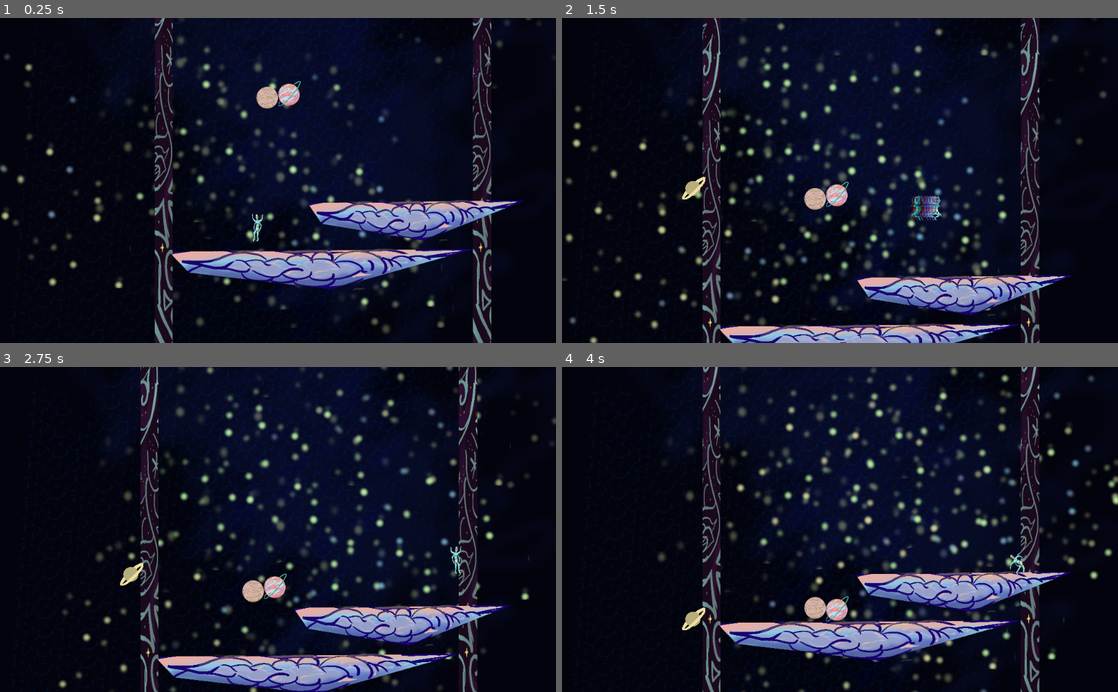
Above: before the commit, frames 1-4 (two rows, left to right).
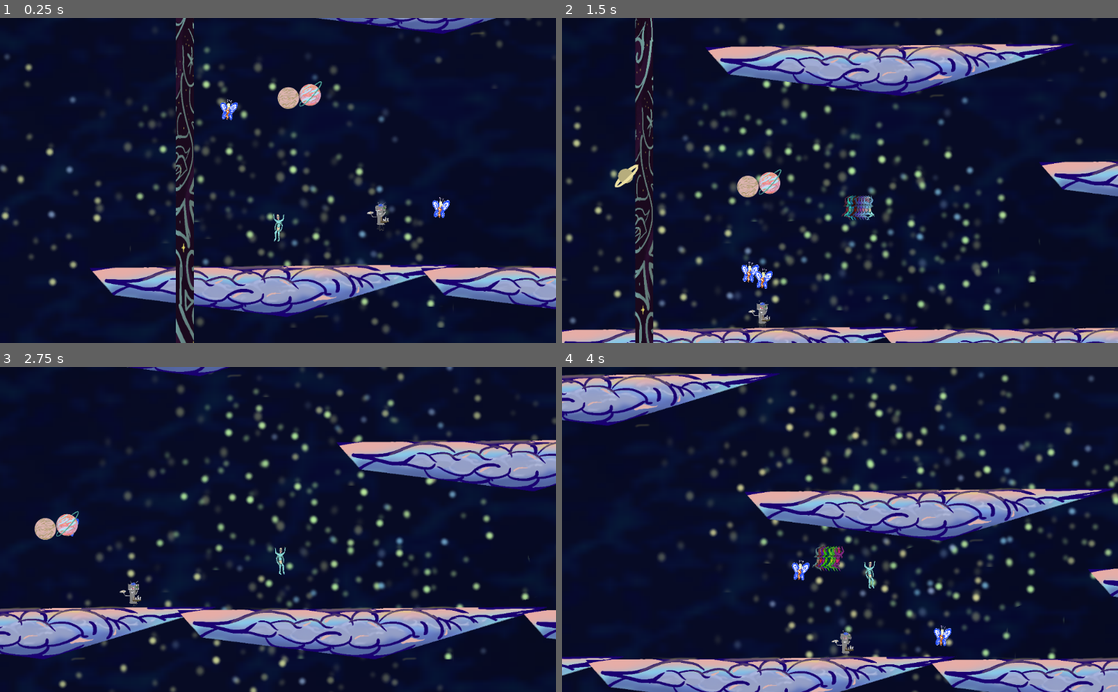
Above: after the commit, the same moments.

Repository: joeguy0/game1
Game: Godot game, scene res://scene/testlevel.tscn
Same seed, same stepped clock (60 frames per second), same inputs: the game is played once before the commit and once after it.
Inputs:
- Up to frame 1 (0.25 s): no input
- Up to frame 2 (1.5 s): hold Right (leftstick_right) from 0.53 s (still down); tap C (a) at 0.6 s; tap Up (leftstick_up) at 0.77 s; tap X (air_dash) at 0.8, 1.35 s
- Up to frame 3 (2.75 s): tap Up (leftstick_up) at 1.52 s; tap Z (atk1) at 1.55, 2.1 s; release Right (leftstick_right) at 2.03 s; hold Down (Leftstick_down) from 2.03 s (still down); tap C (a) at 2.3 s
- Up to frame 4 (4 s): release Down (Leftstick_down) at 2.78 s; hold Right (leftstick_right) from 2.78 s (still down); tap C (a) at 2.85 s; tap Up (leftstick_up) at 3.02, 3.77 s; tap X (air_dash) at 3.05, 3.6 s; tap Z (atk1) at 3.8 s

The runs differ from the first frame. In frame 1, 44% of the frame differs, in the area x 0-100%, y 0-100%; in frame 2, 45%; in frame 3, 45%; in frame 4, 52%.

Commit message:
add enemy movement

Diff:
--- a/KinematicBody2D.gd
+++ b/KinematicBody2D.gd
@@ -14,18 +14,11 @@
 var isAirDashing = false
 var wallcling = 0
 var wctimer
-# var parent
 var wctimercooldown
-# var atkhittimer
 var airdash = 2
 var adtimer
 var sprite
-# var attacking
-# var attack_press
 var dashHitboxInstance
-
-var fist
-var fistr
 
 signal hit
 
@@ -36,23 +29,11 @@
 	wctimer=get_node("wc_timer")
 	wctimer.connect("timeout",self,"on_wctimer_timeout")
 	wctimer.set_wait_time(.3)
-	# atkhittimer=get_node("atk_hit_timeout")
-	# atkhittimer.connect("timeout",self,"on_atk_hit_timeout_timeout")
-	# atkhittimer.set_wait_time(.1)
 	wctimercooldown=get_node("wc_timer2")
 	wctimercooldown.connect("timeout",self,"on_wctimercd_timeout")
 	wctimercooldown.set_wait_time(.4)
 	sprite = get_node("AnimatedSprite")
-	# parent = get_parent()
-	# fist.connect("hitt",self,"on_hit")
-	# fist.connect("end",self,"on_atk_end")
-	# fistr.connect("end2",self,"on_atk_end")
-	# fistr.connect("hitt2",self,"on_hit")
-	fist = get_node("fist_path")
-	fistr = get_node("fist_path2")
-	remove_child(fist)
-	remove_child(fistr)
-
+	add_to_group("player")
 
 func _physics_process(delta):
 
@@ -69,10 +50,7 @@
 	if input_x < 0:
 		sprite.flip_h = false
 
-
-
 	#grounded jump
-
 	if Input.is_action_just_pressed("a") and is_on_floor() and !wallcling:
 		velocity.y = JUMPFORCE
 
@@ -83,14 +61,12 @@
 		doublejump = doublejump - 1
 
 	#airdash
-	# if Input.is_action_just_pressed("air_dash") && airdash >= 1 && !is_on_floor() and !wallcling:
 	if Input.is_action_just_pressed("air_dash") && airdash >= 1 && !is_on_floor() and !wallcling:
 		isAirDashing = true
 		sprite.play("dash")
 		velocity = Vector2.ZERO
 		velocity.x = sin(inputls.x) * 6000
 		velocity.y = sin(inputls.y) * 1000
-		#velocity = Vector2.clamped(25000)
 		airdash = airdash - 1
 		adtimer.start()
 	if isAirDashing:
@@ -147,32 +123,13 @@
 		doublejump = 2
 		airdash = 2
 		grnd = true
-		#isAirDashing = false
-
 	else:
 		grnd = false
-	# if !is_on_floor() and !isAirDashing and !wallcling and !attacking:
 	if !is_on_floor() and !isAirDashing and !wallcling:
 		sprite.play("jump")
 	#movement lol
 	velocity = move_and_slide(velocity,Vector2.UP)
-	# attack_press = Input.is_action_just_pressed("atk1")
 
-	# if attack_press and !isAirDashing and !attacking:
-	# 	if sprite.flip_h:
-	# 		add_child(fistr)
-	# 	else:
-	# 		add_child(fist)
-		# sprite.play("attack")
-		# attacking = true
-
-
-# func on_atk_end():
-# 	if fist:
-# 		remove_child(fist)
-# 	if fistr:
-# 		remove_child(fistr)
-# 	attacking = false
 func on_adtimer_timeout():
 	isAirDashing = false
 	adtimer.stop()
--- a/scene/back.tscn
+++ b/scene/back.tscn
@@ -19,6 +19,7 @@
 
 [node name="Node2D" type="Node2D"]
 position = Vector2( 0, 2 )
+scale = Vector2( -5675.42, 6.39651 )
 __meta__ = {
 "_edit_group_": true
 }
@@ -26,8 +27,8 @@
 [node name="spaceBackground" type="ParallaxBackground" parent="."]
 
 [node name="spacebg" type="Sprite" parent="spaceBackground"]
-position = Vector2( 0, -576.601 )
-scale = Vector2( 1.29, 1 )
+position = Vector2( -5832, -5653 )
+scale = Vector2( 16.1553, 8.6917 )
 texture = ExtResource( 2 )
 centered = false
 offset = Vector2( 0, 0.042 )
--- /dev/null
+++ b/scene/enemy.gd
@@ -0,0 +1,38 @@
+extends KinematicBody2D
+
+
+# Declare member variables here. Examples:
+# var a = 2
+# var b = "text"
+
+const GRAV = 50
+#var rng
+var velocity
+onready var player = get_tree().get_nodes_in_group("player")[0]
+
+func _ready():
+	velocity = Vector2.ZERO
+	#add_collision_exception_with(player)
+	#rng = RandomNumberGenerator.new()
+	#rng.randomize()
+
+func _physics_process(delta):
+	#var num = (rng.randi_range(0, 4) - 2) * 100
+	var enemyPos = self.get_position()
+	if (player):
+		var playerPos = player.get_position()
+		var xDiff = playerPos.x - enemyPos.x
+		var yDiff = playerPos.y - enemyPos.y
+	# fly follow
+		#velocity.x += xDiff * delta
+		#velocity.y += yDiff * delta
+	#walk follow
+		velocity.y = velocity.y + GRAV
+		velocity.x += xDiff * delta
+	velocity = move_and_slide(velocity,Vector2.UP)
+
+
+
+# Called every frame. 'delta' is the elapsed time since the previous frame.
+#func _process(delta):
+#	pass
--- /dev/null
+++ b/scene/enemy.tscn
@@ -0,0 +1,34 @@
+[gd_scene load_steps=5 format=2]
+
+[ext_resource path="res://robot.png" type="Texture" id=1]
+[ext_resource path="res://scene/enemy.gd" type="Script" id=2]
+
+[sub_resource type="RectangleShape2D" id=3]
+extents = Vector2( 23.0141, 25.1557 )
+
+[sub_resource type="SpriteFrames" id=2]
+animations = [ {
+"frames": [ ExtResource( 1 ) ],
+"loop": true,
+"name": "default",
+"speed": 5.0
+} ]
+
+[node name="enemy" type="KinematicBody2D"]
+position = Vector2( -6, 0 )
+script = ExtResource( 2 )
+__meta__ = {
+"_edit_group_": true
+}
+
+[node name="CollisionShape2D" type="CollisionShape2D" parent="."]
+show_behind_parent = true
+position = Vector2( 7, -1.5 )
+scale = Vector2( 1.347, 2.087 )
+shape = SubResource( 3 )
+
+[node name="AnimatedSprite" type="AnimatedSprite" parent="."]
+position = Vector2( 0.471954, 0.471939 )
+scale = Vector2( 0.206784, 0.245939 )
+frames = SubResource( 2 )
+speed_scale = 10.0
--- a/scene/floor.tscn
+++ b/scene/floor.tscn
@@ -1,9 +1,6 @@
-[gd_scene load_steps=3 format=2]
+[gd_scene load_steps=2 format=2]
 
 [ext_resource path="res://sprites/walls/Floo.png" type="Texture" id=1]
-
-[sub_resource type="RectangleShape2D" id=1]
-extents = Vector2( 595.512, 33.6039 )
 
 [node name="flor" type="StaticBody2D"]
 position = Vector2( 486.6, 615.912 )
@@ -21,5 +18,6 @@
 "_edit_group_": true
 }
 
-[node name="CollisionShape2D" type="CollisionShape2D" parent="."]
-shape = SubResource( 1 )
+[node name="CollisionPolygon2D" type="CollisionPolygon2D" parent="."]
+scale = Vector2( 0.319231, 165.638 )
+polygon = PoolVector2Array( -1455.37, -0.277183, -1239.23, 0.169575, 417.879, 0.55596, 1946.55, -0.277183, -1348.87, -0.28322 )
--- /dev/null
+++ b/scene/flying_enemy.gd
@@ -0,0 +1,38 @@
+extends KinematicBody2D
+
+
+# Declare member variables here. Examples:
+# var a = 2
+# var b = "text"
+
+const GRAV = 50
+#var rng
+var velocity
+onready var player = get_tree().get_nodes_in_group("player")[0]
+
+func _ready():
+	velocity = Vector2.ZERO
+	add_collision_exception_with(player)
+	#rng = RandomNumberGenerator.new()
+	#rng.randomize()
+
+func _physics_process(delta):
+	#var num = (rng.randi_range(0, 4) - 2) * 100
+	var enemyPos = self.get_position()
+	if (player):
+		var playerPos = player.get_position()
+		var xDiff = playerPos.x - enemyPos.x
+		var yDiff = playerPos.y - enemyPos.y
+	# fly follow
+		velocity.x += xDiff * delta
+		velocity.y += yDiff * delta
+	#walk follow
+		#velocity.y = velocity.y + GRAV
+		#velocity.x += xDiff * delta
+	velocity = move_and_slide(velocity,Vector2.UP)
+
+
+
+# Called every frame. 'delta' is the elapsed time since the previous frame.
+#func _process(delta):
+#	pass
--- /dev/null
+++ b/scene/flying_enemy.tscn
@@ -0,0 +1,36 @@
+[gd_scene load_steps=5 format=2]
+
+[ext_resource path="res://butterfly.png" type="Texture" id=1]
+[ext_resource path="res://scene/flying_enemy.gd" type="Script" id=2]
+
+[sub_resource type="RectangleShape2D" id=3]
+extents = Vector2( 25.2413, 19.1663 )
+
+[sub_resource type="SpriteFrames" id=4]
+animations = [ {
+"frames": [ ExtResource( 1 ) ],
+"loop": true,
+"name": "default",
+"speed": 5.0
+} ]
+
+[node name="enemy" type="KinematicBody2D"]
+position = Vector2( -6, 0 )
+collision_layer = 0
+collision_mask = 0
+script = ExtResource( 2 )
+__meta__ = {
+"_edit_group_": true
+}
+
+[node name="CollisionShape2D" type="CollisionShape2D" parent="."]
+show_behind_parent = true
+position = Vector2( 3, -3 )
+scale = Vector2( 1.347, 2.087 )
+shape = SubResource( 3 )
+
+[node name="AnimatedSprite" type="AnimatedSprite" parent="."]
+position = Vector2( 0.471954, 0.471939 )
+scale = Vector2( 0.206784, 0.245939 )
+frames = SubResource( 4 )
+speed_scale = 10.0
--- a/scene/player.tscn
+++ b/scene/player.tscn
@@ -7,8 +7,6 @@
 [ext_resource path="res://sprites/player/Samee_Dash.png" type="Texture" id=5]
 [ext_resource path="res://sprites/player/Samee_Attacks_1.png" type="Texture" id=6]
 [ext_resource path="res://sprites/player/Samee_Wallclinge.png" type="Texture" id=7]
-[ext_resource path="res://scene/fistright_path.tscn" type="PackedScene" id=8]
-[ext_resource path="res://scene/fist_path.tscn" type="PackedScene" id=9]
 
 [sub_resource type="CapsuleShape2D" id=1]
 height = 13.9707
@@ -35,14 +33,14 @@
 "name": "run",
 "speed": 5.0
 }, {
+"frames": [ ExtResource( 7 ) ],
+"loop": true,
+"name": "wallc",
+"speed": 5.0
+}, {
 "frames": [ ExtResource( 3 ) ],
 "loop": true,
 "name": "jump",
-"speed": 5.0
-}, {
-"frames": [ ExtResource( 7 ) ],
-"loop": true,
-"name": "wallc",
 "speed": 5.0
 } ]
 
@@ -72,8 +70,3 @@
 frames = SubResource( 2 )
 animation = "run"
 speed_scale = 10.0
-
-[node name="fist_path" parent="." instance=ExtResource( 9 )]
-
-[node name="fist_path2" parent="." instance=ExtResource( 8 )]
-[connection signal="end" from="fist_path2" to="." method="on_atk_end"]
--- a/scene/testlevel.tscn
+++ b/scene/testlevel.tscn
@@ -5,57 +5,89 @@
 [ext_resource path="res://ballgen.gd" type="Script" id=3]
 [ext_resource path="res://scene/wall.tscn" type="PackedScene" id=4]
 [ext_resource path="res://scene/back.tscn" type="PackedScene" id=5]
-[ext_resource path="res://sprites/walls/Floo.png" type="Texture" id=6]
-
-[sub_resource type="RectangleShape2D" id=1]
-extents = Vector2( 6.56172, 58.8864 )
+[ext_resource path="res://scene/flying_enemy.tscn" type="PackedScene" id=6]
+[ext_resource path="res://scene/enemy.tscn" type="PackedScene" id=7]
 
 [node name="level" type="Node2D"]
-position = Vector2( 1.8877, -3.77545 )
-
-[node name="flor" parent="." instance=ExtResource( 1 )]
-
-[node name="wall" parent="." instance=ExtResource( 4 )]
-
-[node name="wall3" parent="." instance=ExtResource( 4 )]
-position = Vector2( -1.8877, -2096.54 )
-
-[node name="wall4" parent="." instance=ExtResource( 4 )]
-position = Vector2( 1173.93, -2053.72 )
-
-[node name="wall2" parent="." instance=ExtResource( 4 )]
-position = Vector2( 1173.93, 0 )
-
-[node name="flor2" type="StaticBody2D" parent="."]
-position = Vector2( 910.474, 435.924 )
-collision_layer = 3
-collision_mask = 3
-
-[node name="Sprite" type="Sprite" parent="flor2"]
-texture = ExtResource( 6 )
-
-[node name="CollisionShape2D" type="CollisionShape2D" parent="flor2"]
-rotation = 1.5708
-scale = Vector2( 6.4098, -6.22581 )
-shape = SubResource( 1 )
-one_way_collision_margin = 0.0
+position = Vector2( 2, -5 )
 
 [node name="player" parent="." instance=ExtResource( 2 )]
 position = Vector2( 344.112, 372.775 )
 
 [node name="Camera2D" type="Camera2D" parent="player"]
 position = Vector2( 0, -28.2763 )
+scale = Vector2( 0.709764, 0.770398 )
 offset = Vector2( 0, -30 )
 current = true
 zoom = Vector2( 2, 2 )
-limit_left = -600
-limit_right = 1500
+limit_right = 100000000
+limit_bottom = 100000000
 smoothing_enabled = true
 offset_v = -1.0
 
 [node name="ballgen" type="Node" parent="."]
 script = ExtResource( 3 )
 
-[node name="Node2D" parent="." instance=ExtResource( 5 )]
-position = Vector2( -245.074, -246.416 )
-scale = Vector2( 1.007, 1 )
+[node name="background" parent="." instance=ExtResource( 5 )]
+position = Vector2( -1267.89, 1052.78 )
+scale = Vector2( -535.304, -25.411 )
+
+[node name="enemy" parent="." instance=ExtResource( 7 )]
+position = Vector2( 726.112, 343.775 )
+
+[node name="enemy2" parent="." instance=ExtResource( 6 )]
+position = Vector2( 963, 410 )
+
+[node name="enemy3" parent="." instance=ExtResource( 6 )]
+position = Vector2( 155, 36 )
+
+[node name="Floors" type="Node2D" parent="."]
+
+[node name="flor" parent="Floors" instance=ExtResource( 1 )]
+position = Vector2( 218.112, 689.776 )
+scale = Vector2( 1.22084, 1.30867 )
+
+[node name="flor2" parent="Floors" instance=ExtResource( 1 )]
+position = Vector2( 1438, 690 )
+scale = Vector2( 1.22084, 1.30867 )
+
+[node name="flor3" parent="Floors" instance=ExtResource( 1 )]
+position = Vector2( 2703, 691 )
+scale = Vector2( 1.22084, 1.30867 )
+
+[node name="flor4" parent="Floors" instance=ExtResource( 1 )]
+position = Vector2( 3923, 691 )
+scale = Vector2( 1.22084, 1.30867 )
+
+[node name="flor5" parent="Floors" instance=ExtResource( 1 )]
+position = Vector2( 3288.11, 354.775 )
+scale = Vector2( 1.22084, 1.30867 )
+
+[node name="flor6" parent="Floors" instance=ExtResource( 1 )]
+position = Vector2( 2023.11, 69.7754 )
+scale = Vector2( 1.22084, 1.30867 )
+
+[node name="flor7" parent="Floors" instance=ExtResource( 1 )]
+position = Vector2( 793.112, -355.225 )
+scale = Vector2( 1.22084, 1.30867 )
+
+[node name="flor8" parent="Floors" instance=ExtResource( 1 )]
+position = Vector2( 2193.11, -700.225 )
+scale = Vector2( 1.22084, 1.30867 )
+
+[node name="flor9" parent="Floors" instance=ExtResource( 1 )]
+position = Vector2( 3729, -976 )
+scale = Vector2( 1.22084, 1.30867 )
+
+[node name="Walls" type="Node2D" parent="."]
+
+[node name="wall" parent="Walls" instance=ExtResource( 4 )]
+
+[node name="wall3" parent="Walls" instance=ExtResource( 4 )]
+position = Vector2( -1.8877, -2096.54 )
+
+[node name="wall4" parent="Walls" instance=ExtResource( 4 )]
+position = Vector2( 4655.11, -2114.22 )
+
+[node name="wall2" parent="Walls" instance=ExtResource( 4 )]
+position = Vector2( 4655.11, -60.5046 )
Binary file added: butterfly.png
Not shown, added: butterfly.png.import
Binary file added: robot.png
Not shown, added: robot.png.import
Binary file added: scene/butterfly.png
Not shown, added: scene/butterfly.png.import
Not shown: 1 places in scene/player.tscn that only renumber resources
